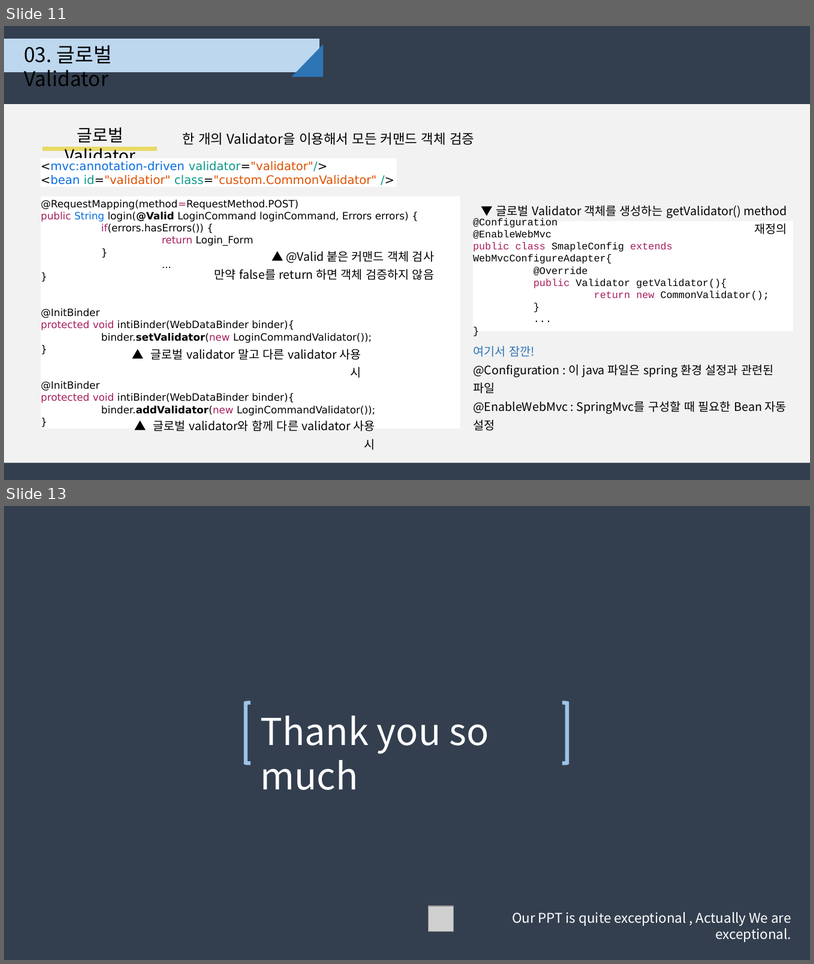
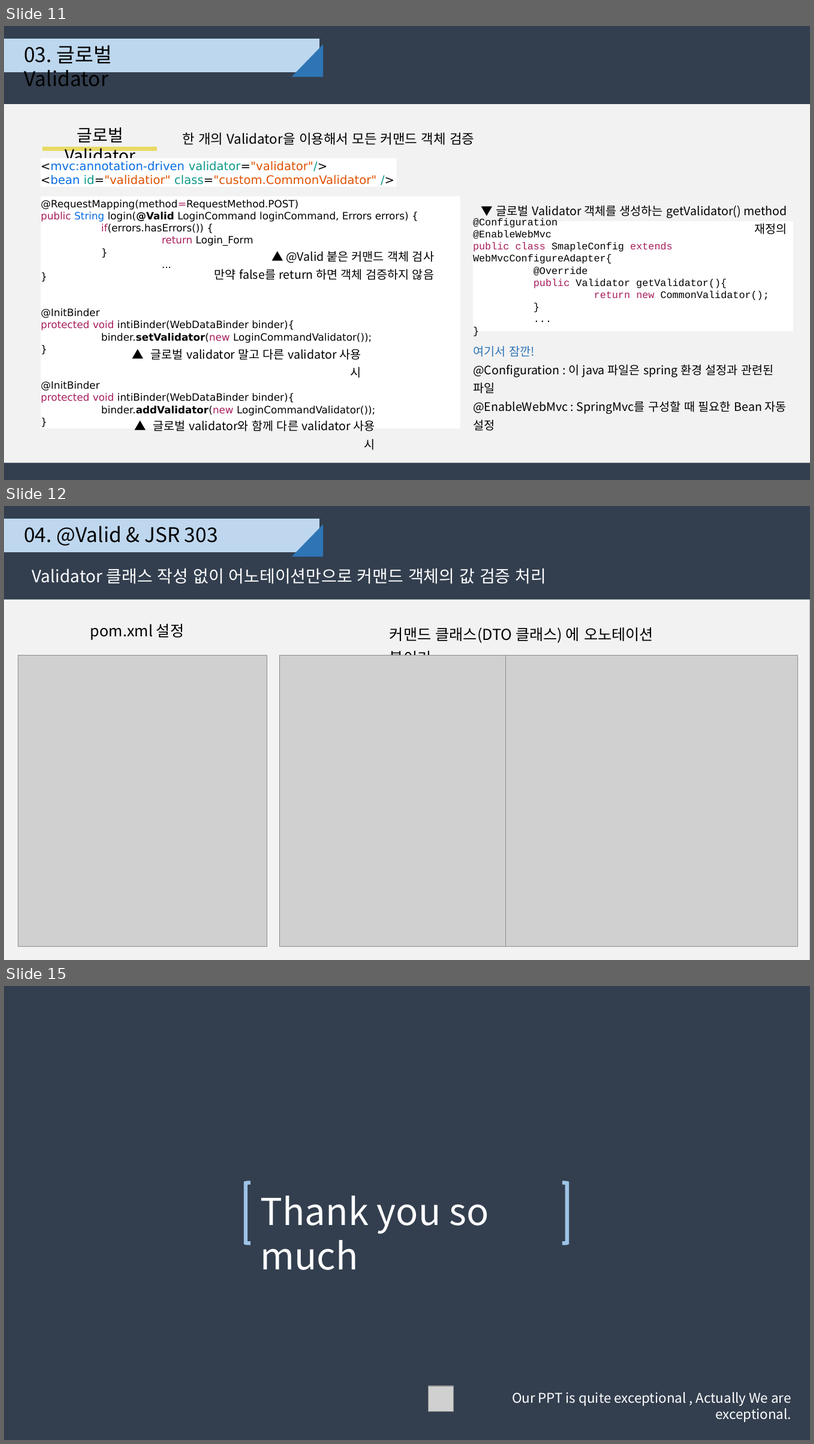
Before and after one commit to djyoon956/Family_C, a slide deck: 01.doc/Spring_Command&Error_4조.pptx. Shown one above the other, each under a label of ours: slides 11 and 13 before the commit, slides 11, 12 and 15 after it; the slides between them are not shown. The pictures are 814x964 and 814x1444 pixels, drawn with LibreOffice and Linux fonts; fonts in the diff are those of the drawing; grey boxes stand for pictures. Boxes give left, top, right and bottom in pixels: in the first picture for what was removed or moved away, otherwise in the second. Text is boxed around its words. In the diff, an @@ line names an element or a change of style, - is before the commit and + after.

```diff
--- a/01.doc/Spring_Command&Error_4조.pptx
+++ b/01.doc/Spring_Command&Error_4조.pptx
@@ slide 12 added at (x1=4, y1=506, x2=810, y2=960), background #333F50 @@
@@ rectangle added at (x1=4, y1=519, x2=319, y2=552), fill #BED7EE, outline #BED7EE 0.99 pt @@
@@ text added at (x1=24, y1=526, x2=218, y2=546), 24 pt, text #000000 @@
+04. @Valid & JSR 303
@@ right triangle added at (x1=292, y1=524, x2=323, y2=556), fill #2E75B6 @@
@@ text added at (x1=32, y1=568, x2=546, y2=584), 20 pt, text #FFFFFF @@
+Validator 클래스 작성 없이 어노테이션만으로 커맨드 객체의 값 검증 처리
@@ rectangle added at (x1=4, y1=599, x2=810, y2=960), fill #F2F2F2 @@
@@ text added at (x1=90, y1=624, x2=184, y2=640), 18 pt, text #000000 @@
+pom.xml 설정
@@ text added at (x1=390, y1=627, x2=654, y2=655), 18 pt, text #000000 @@
+커맨드 클래스(DTO 클래스) 에 오노테이션 붙이기
@@ picture added at (x1=18, y1=655, x2=267, y2=946) @@
@@ picture added at (x1=280, y1=655, x2=602, y2=946) @@
@@ picture added at (x1=506, y1=655, x2=798, y2=946) @@
@@ what was slide 13 is now slide 15 @@
```
Also in this commit, not shown: 1 slide changed, 2 other slides added, 1 slide removed.
